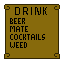
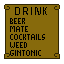
Comparing the layer stacks of the two 64 × 64 images. Changes:
painted on "speisekarte-inhalt" over (x1=10, y1=50, x2=41, y2=56)
